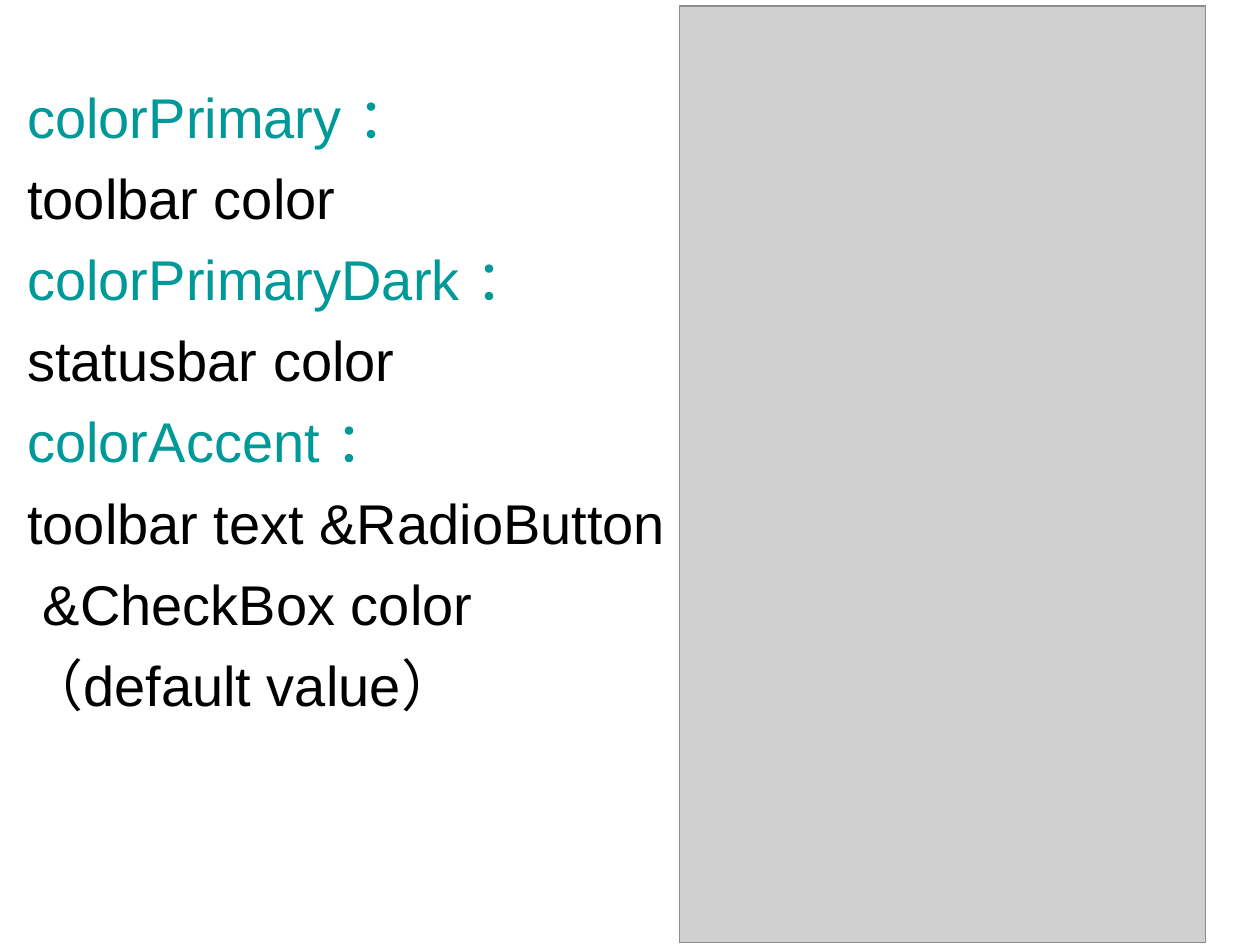
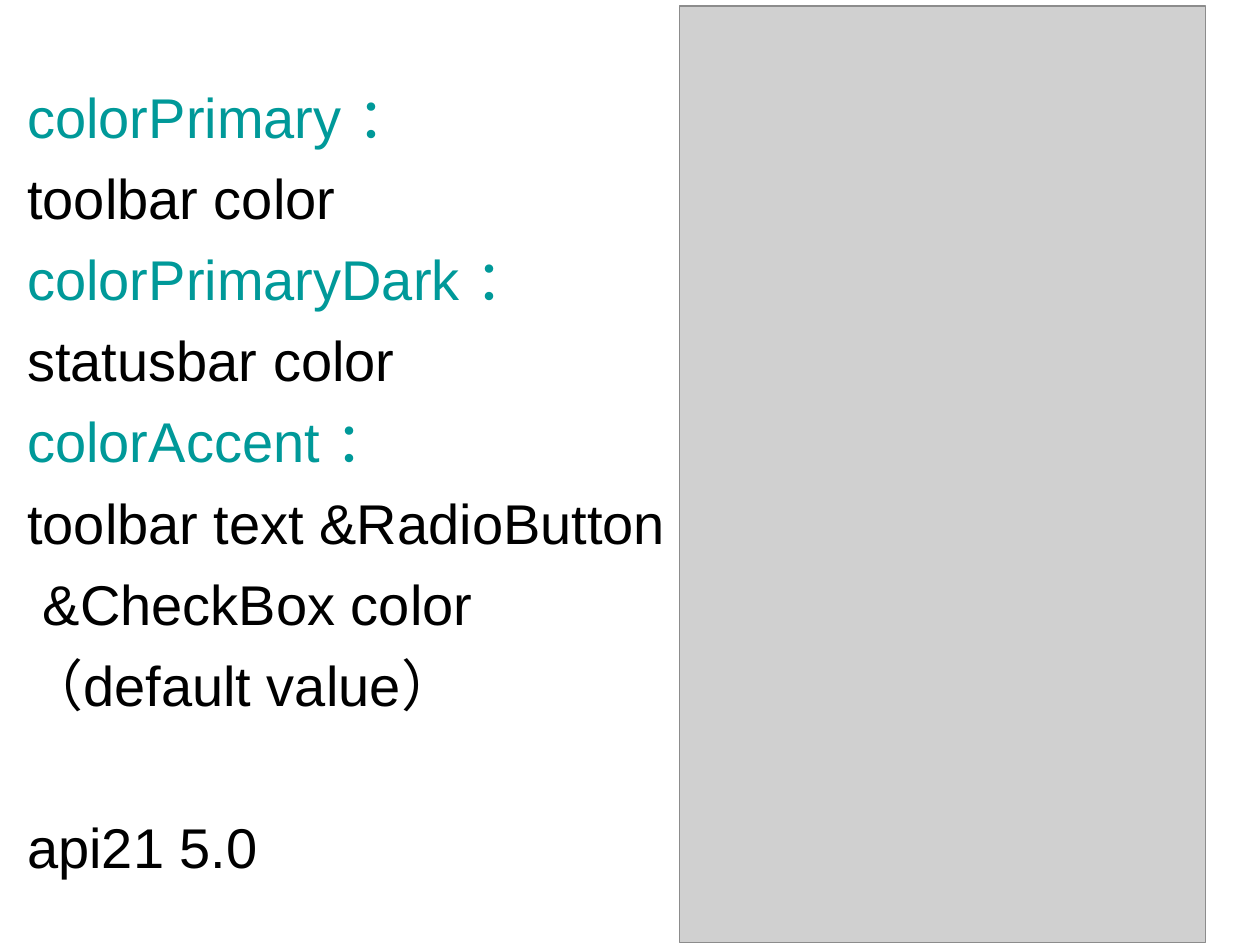
Before and after one commit to AlminChou/MaterialDemo, a slide deck: slide 14 of Material design.ppt (slide 7 before the commit). Drawn at 1260x945 pixels with LibreOffice and Linux fonts; fonts in the diff are those of the drawing; grey boxes stand for pictures. Boxes give left, top, right and bottom in pixels: in the first picture for what was removed or moved away, otherwise in the second. Text is boxed around its words. In the diff, an @@ line names an element or a change of style, - is before the commit and + after.

```diff
--- a/Material design.ppt
+++ b/Material design.ppt
@@ text at <box>27,827,258,879</box>: paragraph added @@
+api21 5.0
```
Also in this commit, not shown: 2 other slides changed, 20 slides added, 2 slides removed, 17 other files.
